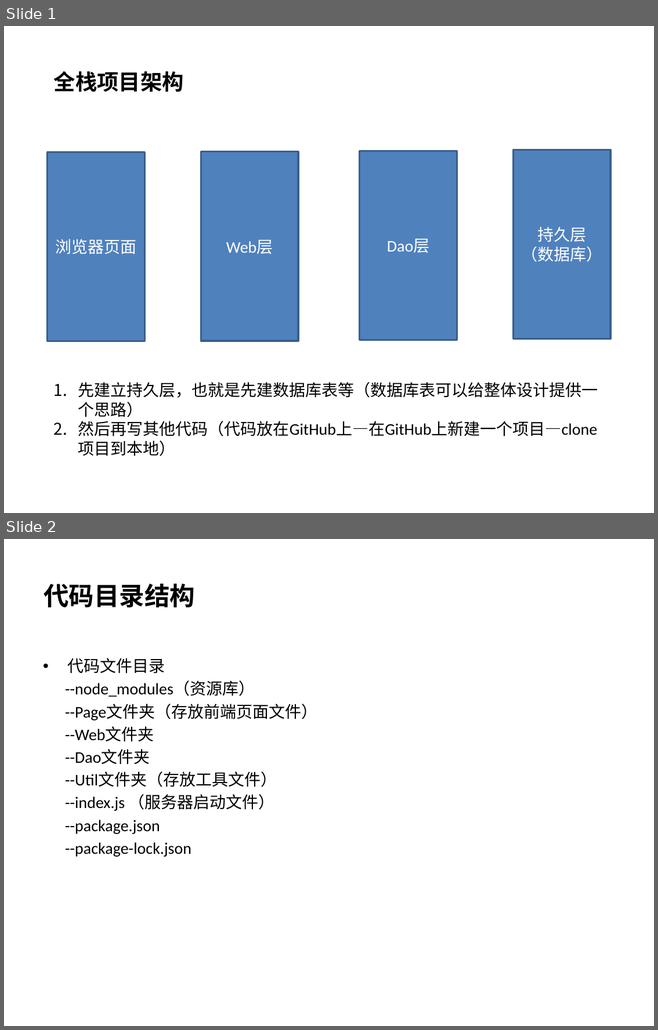
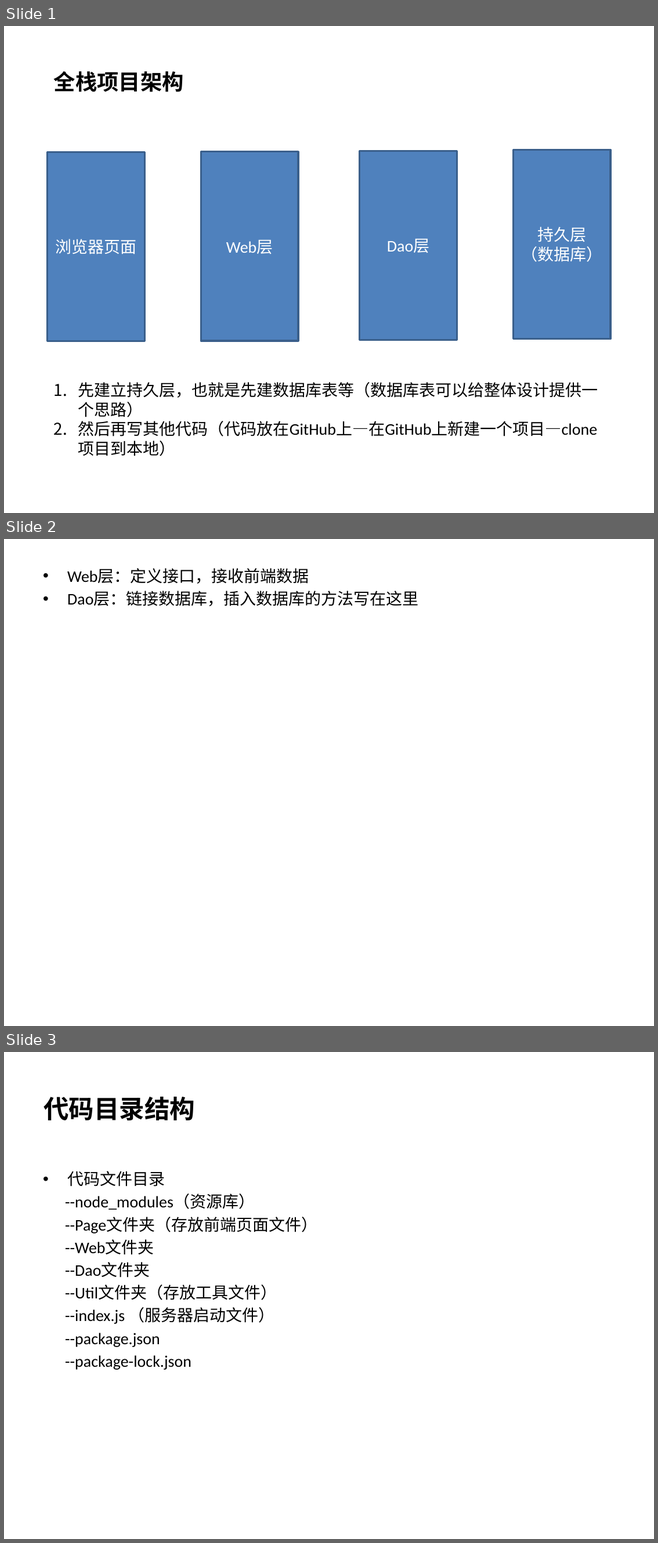
Before and after one commit to DeltaNing/deltaning.com-server, a slide deck: 1_project_resources/个人博客全栈架构.pptx. Shown one above the other, each under a label of ours: slides 1 and 2 before the commit, slides 1, 2 and 3 after it. The pictures are 658x1030 and 658x1543 pixels, drawn with LibreOffice and Linux fonts; fonts in the diff are those of the drawing. Boxes give left, top, right and bottom in pixels: in the first picture for what was removed or moved away, otherwise in the second. Text is boxed around its words. In the diff, an @@ line names an element or a change of style, - is before the commit and + after.

Commit message:
1、创建每日一句的web层和dao层 2、提交编写的每日一句到web层，dao层将数据插入到数据库

```diff
--- a/1_project_resources/个人博客全栈架构.pptx
+++ b/1_project_resources/个人博客全栈架构.pptx
@@ slide 2 added at (x1=4, y1=539, x2=654, y2=1026), background #FFFFFF @@
@@ text added at (x1=67, y1=569, x2=418, y2=606), 18 pt, text #000000 @@
+• Web层：定义接口，接收前端数据
+• Dao层：链接数据库，插入数据库的方法写在这里
@@ what was slide 2 is now slide 3 @@
```
Also in this commit, not shown: 12 other files.
